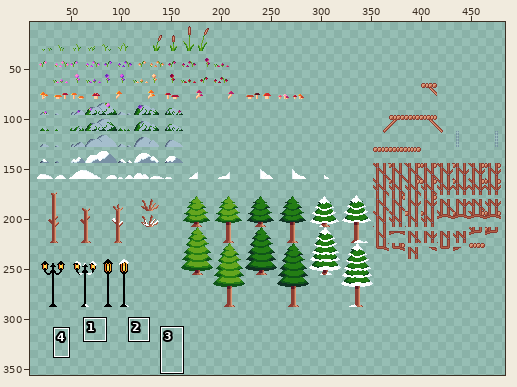
One commit to this sprite sheet: Goose with a Scarf/sprites/sprTilesDeco16/e3e90a35-e177-4fa3-9686-92c172d5dfba.png. Above, an overview of the earlier version with the close-up marked.
Close-up. Earlier state:
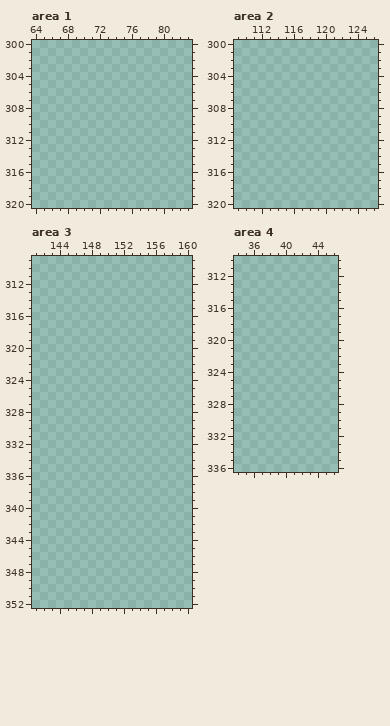
The file is 496x496 pixels. Shown: area 1: x 64..83, y 300..320; area 2: x 109..126, y 300..320; area 3: x 141..160, y 309..352; area 4: x 34..46, y 310..336. The wide view leaves out empty margins. The commit also changed other parts of the picture, which this record leaves out.
After:
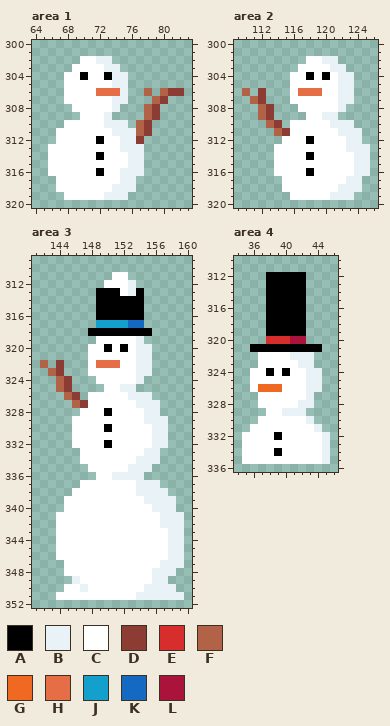
Palette (. is transparent): A #000000  B #e9f3f7  C #ffffff  D #8c3c32  E #d72d2d  F #b26247  G #f06923  H #e66e46  J #14a0cd  K #1469c3  L #aa143c
The edit:
Changed rows in their new state; - is an unchanged pixel.
Area 1:
first column x 66:
302 ----CCBB---------
303 ---CCCCBB--------
304 --CCACCABB-------
305 --CCCCCCBB-------
306 --CCCCHHHB--F-FDD
307 --CCCCCCBB---FD--
308 ---CCCCCB---FD---
309 ----CCCB----FD---
310 --CCCCCBBB-FD----
311 -CCCCCCCBBBFD----
312 -CCCCCACCBBD-----
313 CCCCCCCCCBBB-----
314 CCCCCCACCCBB-----
315 CCCCCCCCCCBB-----
316 CCCCCCACCBBB-----
317 -CCCCCCCCBB------
318 -CCCCCCCBBB------
319 --CCCCCBBB-------
Area 2:
first column x 110:
302 --------CCBB----
303 -------CCCCBB---
304 ------CCACACBB--
305 ------CCCCCCBB--
306 F-D---CHHHCCBB--
307 -FD---CCCCCCBB--
308 --FD---CCCCCB---
309 --FD----CCBB----
310 ---FD-CCCCCBBB--
311 ----FDCCCCCCBBB-
312 -----CCCACCCCBB-
313 ----CCCCCCCCCBBB
314 ----CCCCACCCCCBB
315 ----CCCCCCCCCCBB
316 ----CCCCACCCCCBB
317 -----CCCCCCCCBB-
318 -----CCCCCCCBBB-
319 ------CCCCCBBB--
Area 3:
first column x 142:
311 ---------CC-------
312 --------CCCB------
313 -------AAACBA-----
314 -------AAAAAA-----
315 -------AAAAAA-----
316 -------AAAAAA-----
317 -------JJJJKK-----
318 ------AAAAAAAA----
319 -------CCCCCB-----
320 ------CCACACBB----
321 ------CCCCCCBB----
322 F-D---CHHHCCBB----
323 -FD---CCCCCCBB----
324 --FD---CCCCCB-----
325 --FD----CCBB------
326 ---FD-CCCCCBBB----
327 ----FDCCCCCCBBB---
328 -----CCCACCCCBB---
329 ----CCCCCCCCCBBB--
330 ----CCCCACCCCCBB--
331 ----CCCCCCCCCCBB--
332 ----CCCCACCCCCBB--
333 -----CCCCCCCCBB---
334 -----CCCCCCCBBB---
335 ------CCCCCBBB----
336 -------CCBBBB-----
337 -----CCCCCCCBBB---
338 ----CCCCCCCCBBBB--
339 ---CCCCCCCCCCBBBB-
340 ---CCCCCCCCCCCBBB-
341 --CCCCCCCCCCCCCBBB
342 --CCCCCCCCCCCCCBBB
343 --CCCCCCCCCCCCCCBB
344 --CCCCCCCCCCCCCCBB
345 --CCCCCCCCCCCCCCBB
346 --CCCCCCCCCCCCCCBB
347 ---CCCCCCCCCCCCBBB
348 ---CCCCCCCCCCCBBB-
349 ----BCCCCCCCCCBB--
350 ---CCBCCCCCCCBBBB-
351 --CCCCCCCCCCBBBBBB
Area 4:
first column x 35:
312 ---AAAAA---
313 ---AAAAA---
314 ---AAAAA---
315 ---AAAAA---
316 ---AAAAA---
317 ---AAAAA---
318 ---AAAAA---
319 ---AAAAA---
320 ---EEELL---
321 -AAAAAAAAA-
322 --CCCCBBB--
323 --CCCCCBB--
324 -CCACACCBB-
325 -CCCCCCCBB-
326 -CGGGCCCBB-
327 --CCCCCCB--
328 --CCCCCBB--
329 ---CCBBB---
330 --CCCCCCB--
331 -CCCCCCCCB-
332 CCCCACCCCCB
333 CCCCCCCCCCB
334 CCCCACCCCCB
335 CCCCCCCCCCB
